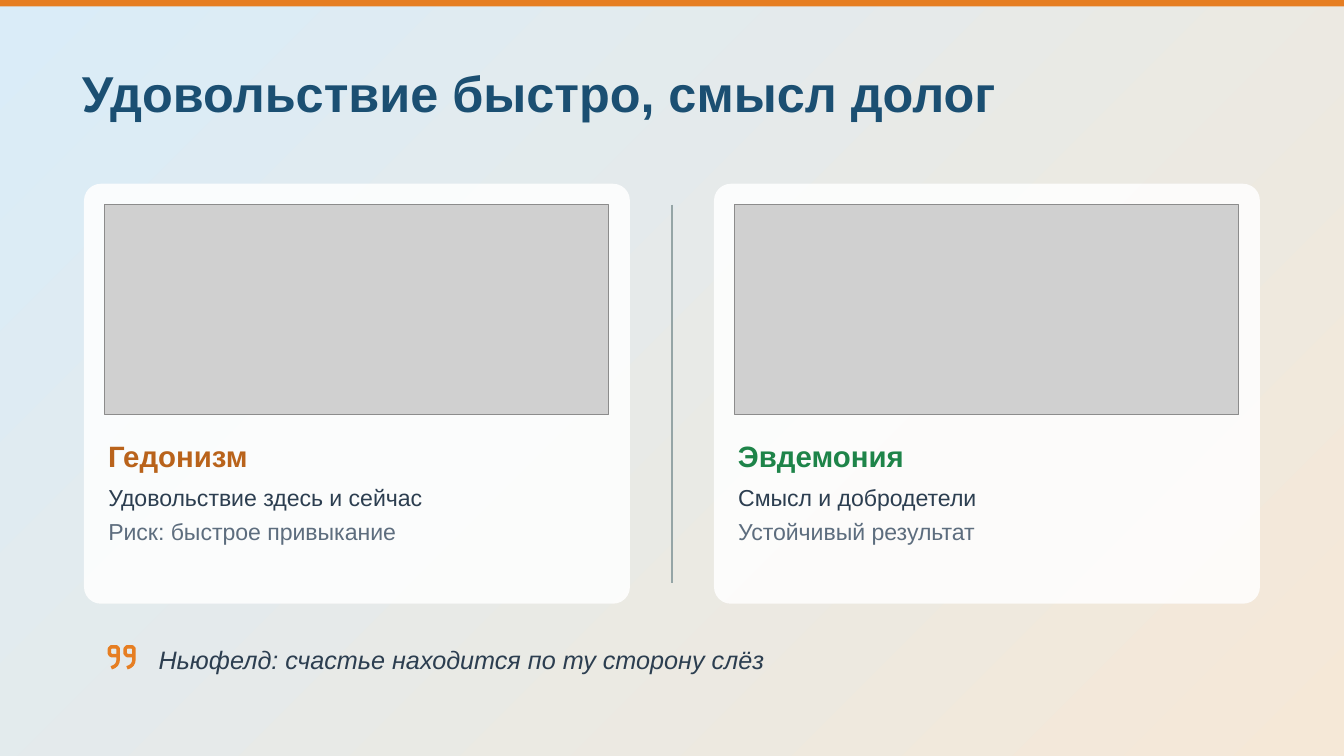
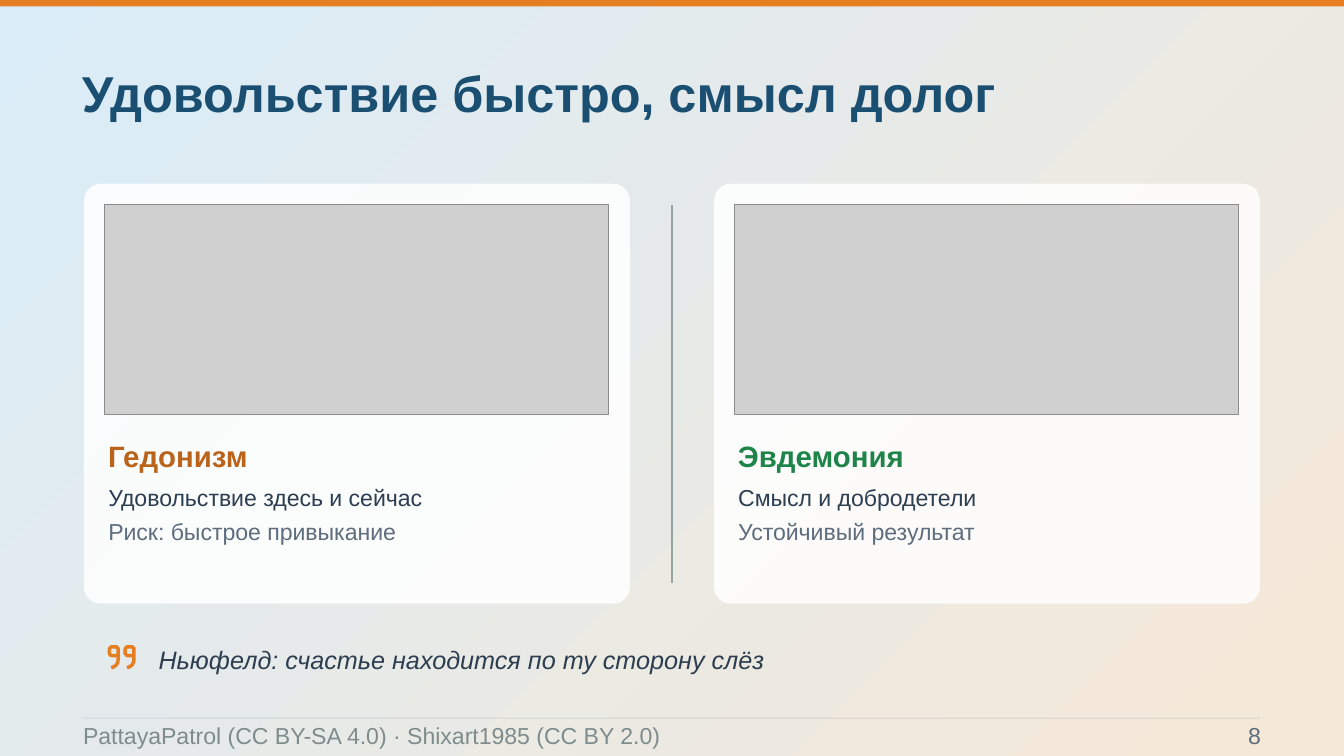
Before and after one commit to Pavel1778/Presentation-happy, a slide deck: slide 8 of .agents/projects/happiness_concept_ppt169_20261007/exports/happiness_concept_v5.pptx. Drawn at 1344x756 pixels with LibreOffice and Linux fonts; fonts in the diff are those of the drawing; grey boxes stand for pictures; background and template pictures are left out. Boxes give left, top, right and bottom in pixels: in the first picture for what was removed or moved away, otherwise in the second. Text is boxed around its words. In the diff, an @@ line names an element or a change of style, - is before the commit and + after.

```diff
--- a/.agents/projects/happiness_concept_ppt169_20261007/exports/happiness_concept_v5.pptx
+++ b/.agents/projects/happiness_concept_ppt169_20261007/exports/happiness_concept_v5.pptx
@@ freeform shape added at (x1=84, y1=718, x2=1260, y2=719), outline #1F4E79 0.75 pt @@
@@ text added at (x1=83, y1=727, x2=660, y2=749), 16.5 pt, text #7F8C8D @@
+PattayaPatrol (CC BY-SA 4.0) · Shixart1985 (CC BY 2.0)
@@ text added at (x1=1248, y1=728, x2=1261, y2=744), 16.5 pt, text #5D6D7E @@
+8
```
Also in this commit, not shown: 14 other slides changed, 37 other files.
